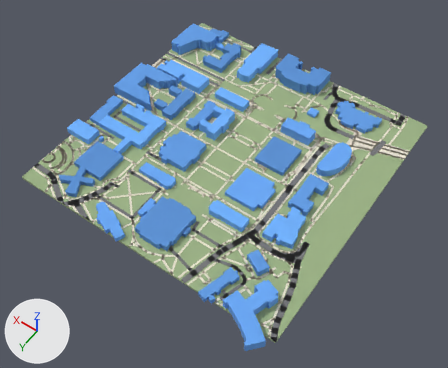
What one commit did to the glTF model models/umn.glb.
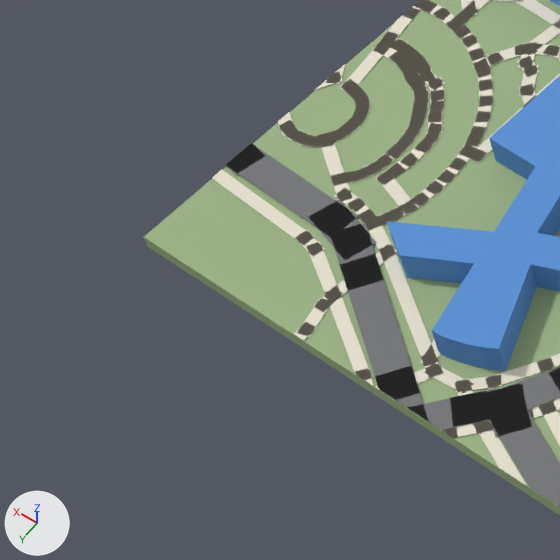
The first picture shows the older version from a 50 mm camera at (-0.399, 0.58, 0.806) aimed at (-0.023, 0.055, -0.019). The close-ups show the older and then the newer version on the part from 0% to 19% of the width and 38% to 61% of the height of that picture. Only the edits that show in the close-ups are written down. The axes (+X, +Y, +Z) are drawn at lower left. The lights are the same throughout.

Objects in the first close-up: 'Ralph Rapson Hall', 'ground', 'paths', 'roads'.
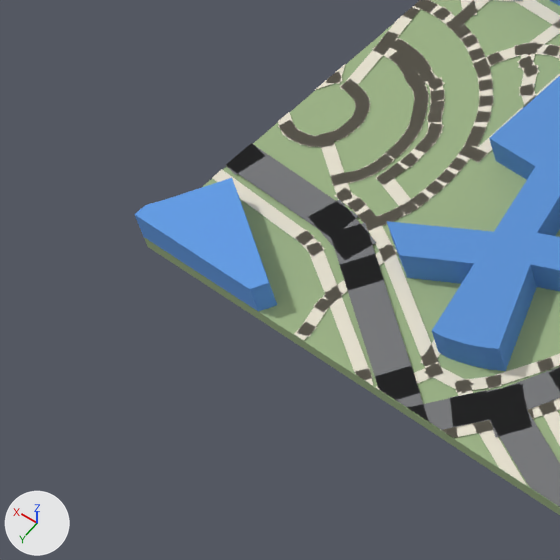
Boxes (x1, y1, x2, y2) around the edits, measured in the close-ups (560 x 560 px):
'Armory', added (blue): after (134, 178, 277, 312)

The change, as a diff of the scene's bpy script:
```diff
--- a/models/umn.glb.py
+++ b/models/umn.glb.py
@@ mat_armory @@
+mat_armory = principled_material('Armory')
+mat_armory.base_color = (0.123, 0.337, 0.791)  # blue #629de6
+mat_armory.roughness = 1.0
@@ me_armory @@
+me_armory.from_pydata(...)  # 22 vertices, 31 faces; spans x 0.207..0.25, y 0.2276..0.25, z 0.0..0.009
+me_armory.materials.append(mat_armory)  # blue #629de6
@@ ob_armory @@
+ob_armory = bpy.data.objects.new('Armory', me_armory)
+ob_armory.location = (0.0, 0.0, 0.0)
```
